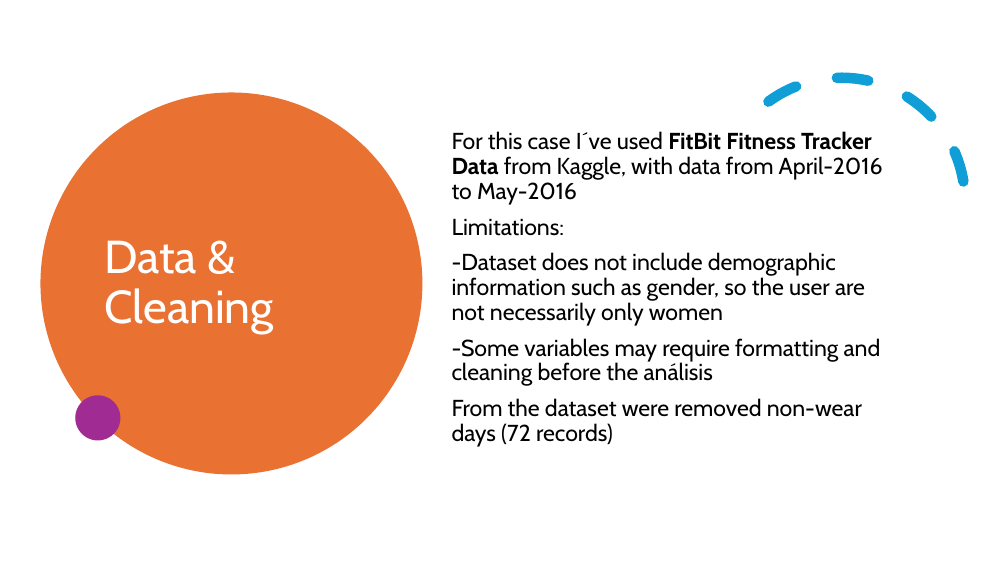
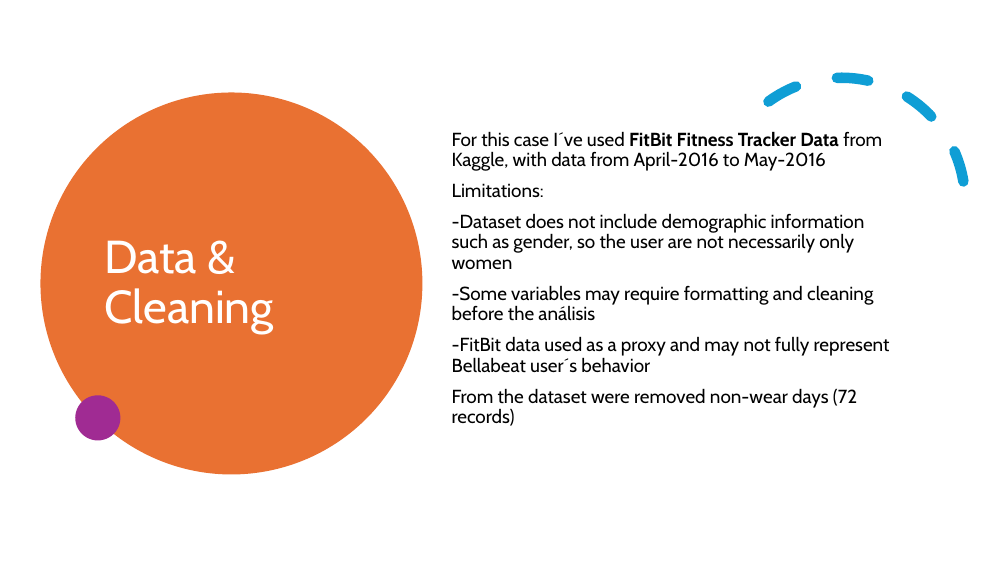
Before and after one commit to Joseph020608/bellabeat_case_study, a slide deck: slide 3 of Bellabeat case study PPT.pptx. Drawn at 1008x567 pixels with LibreOffice and Linux fonts; fonts in the diff are those of the drawing. Boxes give left, top, right and bottom in pixels: in the first picture for what was removed or moved away, otherwise in the second. Text is boxed around its words. In the diff, an @@ line names an element or a change of style, - is before the commit and + after.

```diff
--- a/Bellabeat case study PPT.pptx
+++ b/Bellabeat case study PPT.pptx
@@ text at (x1=452, y1=131, x2=882, y2=426): size 22 to 18 pt in "For this case I´ve used FitBit Fitness ...", "Limitations:", "-Dataset does not include demographic information such ...", "-Some variables may require formatting and cleaning ..." and 1 more places @@
@@ text at (x1=452, y1=336, x2=890, y2=373): paragraph added @@
+-FitBit data used as a proxy and may not fully represent Bellabeat user´s behavior
```
Also in this commit, not shown: 1 slide added, 1 slide removed.
